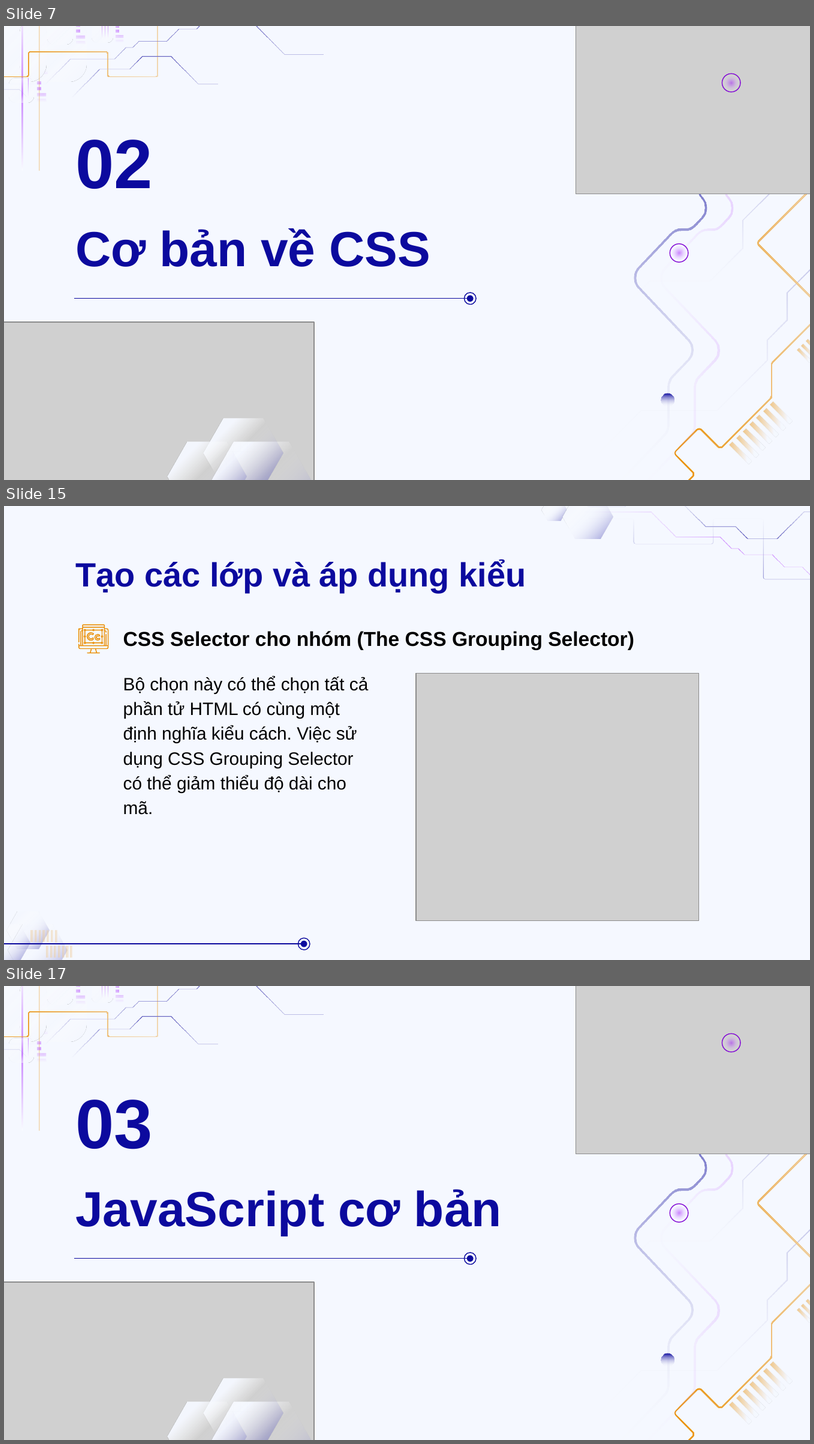
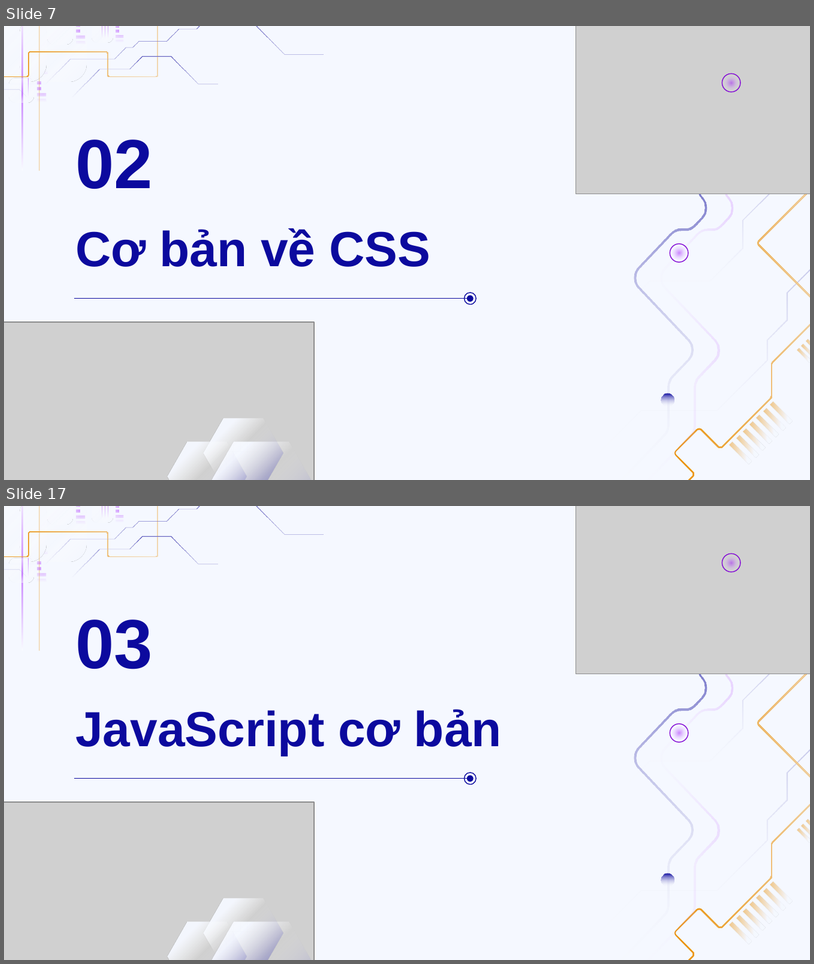
Before and after one commit to duongtrann02/music_app, a slide deck: Công-nghệ-Web.pptx. Shown one above the other, each under a label of ours: slides 7, 15 and 17 before the commit, slides 7 and 17 after it; the slides between them are not shown. The pictures are 814x1444 and 814x964 pixels, drawn with LibreOffice and Linux fonts; fonts in the diff are those of the drawing; grey boxes stand for pictures; background and template pictures are left out. Boxes give left, top, right and bottom in pixels: in the first picture for what was removed or moved away, otherwise in the second. Text is boxed around its words. In the diff, an @@ line names an element or a change of style, - is before the commit and + after.

```diff
--- a/Công-nghệ-Web.pptx
+++ b/Công-nghệ-Web.pptx
@@ slide 15 removed at (x1=4, y1=506, x2=810, y2=960), background #F5F8FF @@
@@ group removed at (x1=542, y1=506, x2=810, y2=721): 5 freeform shapes @@
@@ title removed at (x1=75, y1=560, x2=527, y2=592) @@
-Tạo các lớp và áp dụng kiểu
@@ group removed at (x1=78, y1=625, x2=108, y2=654): 4 freeform shapes @@
@@ subtitle removed at (x1=123, y1=631, x2=635, y2=649) @@
-CSS Selector cho nhóm (The CSS Grouping Selector)
@@ subtitle removed at (x1=123, y1=676, x2=369, y2=814) @@
-Bộ chọn này có thể chọn tất cả phần tử HTML có cùng một định nghĩa kiểu cách. Việc sử dụng CSS Grouping Selector có thể giảm thiểu độ dài cho mã.
@@ picture removed at (x1=416, y1=673, x2=699, y2=921) @@
@@ group removed at (x1=4, y1=912, x2=311, y2=960): 17 freeform shapes, 2 ellipses, 1 line @@
```
Also in this commit, not shown: 10 slides changed, 11 slides added, 6 other slides removed, 8 other files.
